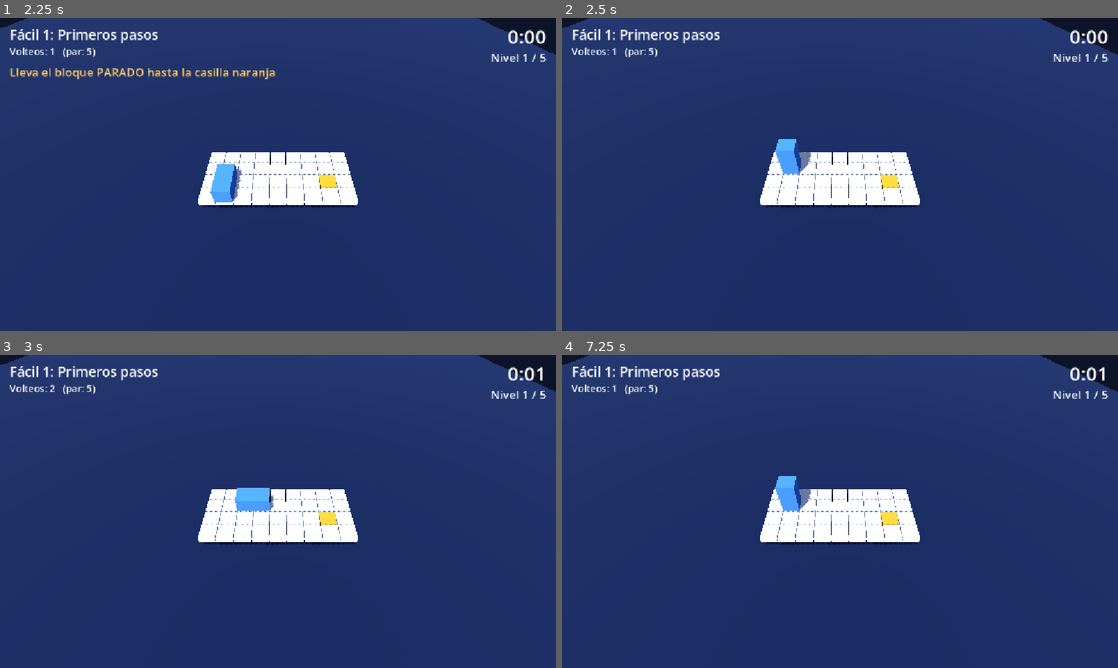
Above: before the commit, frames 1-4 (two rows, left to right).
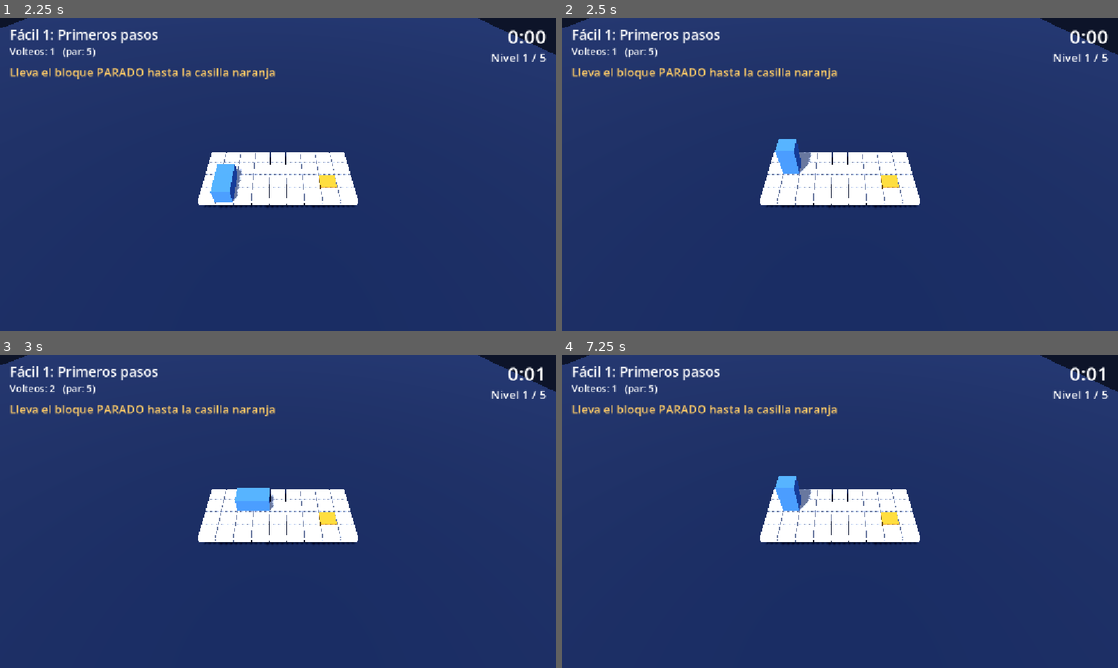
Above: after the commit, the same moments.

Repository: iandifilippo/hielo-fino
Game: Godot game, scene res://escenas/menu.tscn
Same seed, same stepped clock (60 frames per second), same inputs: the game is played once before the commit and once after it.
Inputs:
- Up to frame 1 (2.25 s): click "Jugar" at 0.5 s; tap Enter at 1.25 s; hold Right 1.28-2.03 s; tap Z at 1.35 s; tap Space at 1.52, 2 s; tap R at 1.55, 2.1 s; hold Down from 2.03 s (still down)
- Up to frame 2 (2.5 s): keep holding Down; tap Space at 2.27 s; tap Z at 2.3 s
- Up to frame 3 (3 s): release Down at 2.78 s; hold Right from 2.78 s (still down); tap Z at 2.85 s
- Up to frame 4 (7.25 s): tap R at 3.05, 3.6, 4.55, 6.05, 6.6 s; tap Enter at 3.5, 4.35, 5 s; release Right at 3.53 s; hold Up 3.53-4.28 s; tap Space at 3.77, 4.25, 4.52, 5.27, 6.5, 6.77 s; tap Z at 3.8, 5.3, 5.85, 6.8 s; hold Left 4.28-5.78 s; tap Keypad Enter at 5.1 s; hold Down 5.78-6.53 s; hold Right from 6.53 s (still down)

Frame 1 is identical in both runs. In frame 2, 0.7% of the frame differs, in the area x 1-50%, y 16-20%; in frame 3, 0.7%; in frame 4, 0.7%.

Commit message:
Aviso grande en el centro al ganar o caer

Diff:
--- a/escenas/juego.tscn
+++ b/escenas/juego.tscn
@@ -85,3 +85,15 @@
 theme_override_font_sizes/font_size = 24
 text = "Nivel 1 / 5"
 horizontal_alignment = 2
+
+[node name="Aviso" type="Label" parent="HUD"]
+anchors_preset = -1
+anchor_top = 0.3
+anchor_right = 1.0
+anchor_bottom = 0.3
+offset_bottom = 140.0
+grow_horizontal = 2
+theme_override_colors/font_outline_color = Color(0.03, 0.06, 0.14, 1)
+theme_override_constants/outline_size = 10
+theme_override_font_sizes/font_size = 44
+horizontal_alignment = 1
--- a/scripts/juego.gd
+++ b/scripts/juego.gd
@@ -11,6 +11,7 @@
 @onready var lbl_ayuda: Label = $HUD/Ayuda
 @onready var lbl_tiempo: Label = $HUD/Tiempo
 @onready var lbl_progreso: Label = $HUD/Progreso
+@onready var lbl_aviso: Label = $HUD/Aviso
 
 var datos: Dictionary
 var casillas := {}            # Vector2i -> Casilla
@@ -70,6 +71,7 @@
 	lbl_progreso.text = "Nivel %d / %d" % [Niveles.actual + 1, Niveles.cantidad()]
 	lbl_mensaje.text = ""
 	lbl_ayuda.text = ""
+	lbl_aviso.text = ""
 	if datos.get("sin_caida", false):
 		lbl_mensaje.text = "Lleva el bloque PARADO hasta la casilla naranja"
 
@@ -141,7 +143,8 @@
 	if cae:
 		estado = "caido"
 		bloque.hundir(3.0, 1.0)
-		lbl_mensaje.text = "¡Te caíste!  Z para deshacer o R para reiniciar"
+		# AVISO EN EL CENTRO DE LA PANTALLA
+		lbl_aviso.text = "¡Te caíste!\nZ para deshacer  ·  R para reiniciar"
 		return
 
 	for c in nuevas:
@@ -159,7 +162,7 @@
 		estrellas = 3
 	elif volteos <= par * 1.5:
 		estrellas = 2
-	lbl_mensaje.text = "¡Nivel completado!  %s   Enter para seguir" % "★".repeat(estrellas)
+	lbl_aviso.text = "¡Lo lograste!  %s\nPulsa Espacio para seguir" % "★".repeat(estrellas)
 
 func _guardar() -> void:
 	var foto := {}
@@ -176,7 +179,7 @@
 	var b: Array = foto["bloque"]
 	bloque.colocar(b[0], b[1], b[2])
 	estado = "jugando"
-	lbl_mensaje.text = ""
+	lbl_aviso.text = ""
 
 func siguiente_nivel() -> void:
 	Niveles.actual += 1
